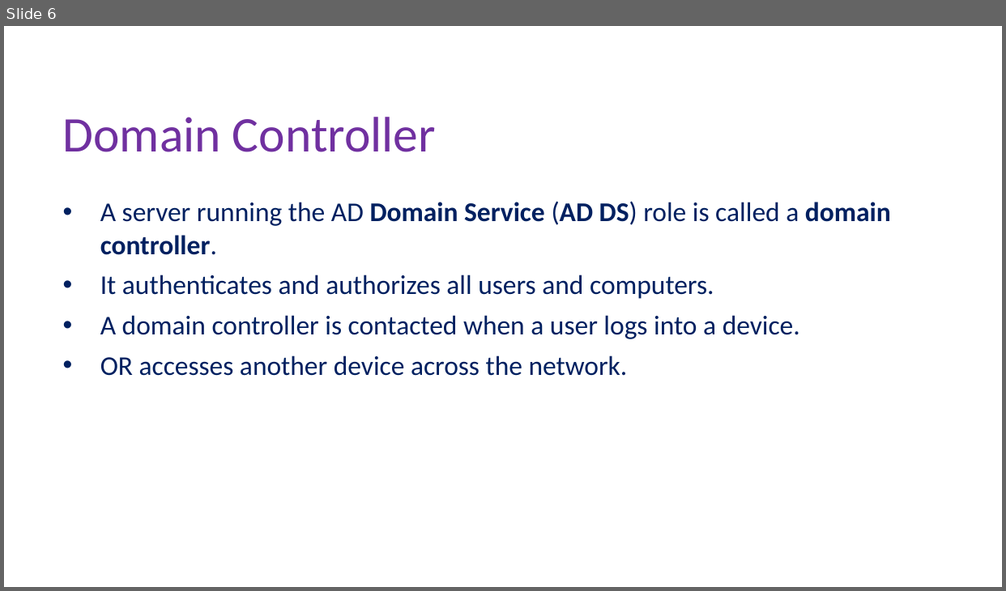
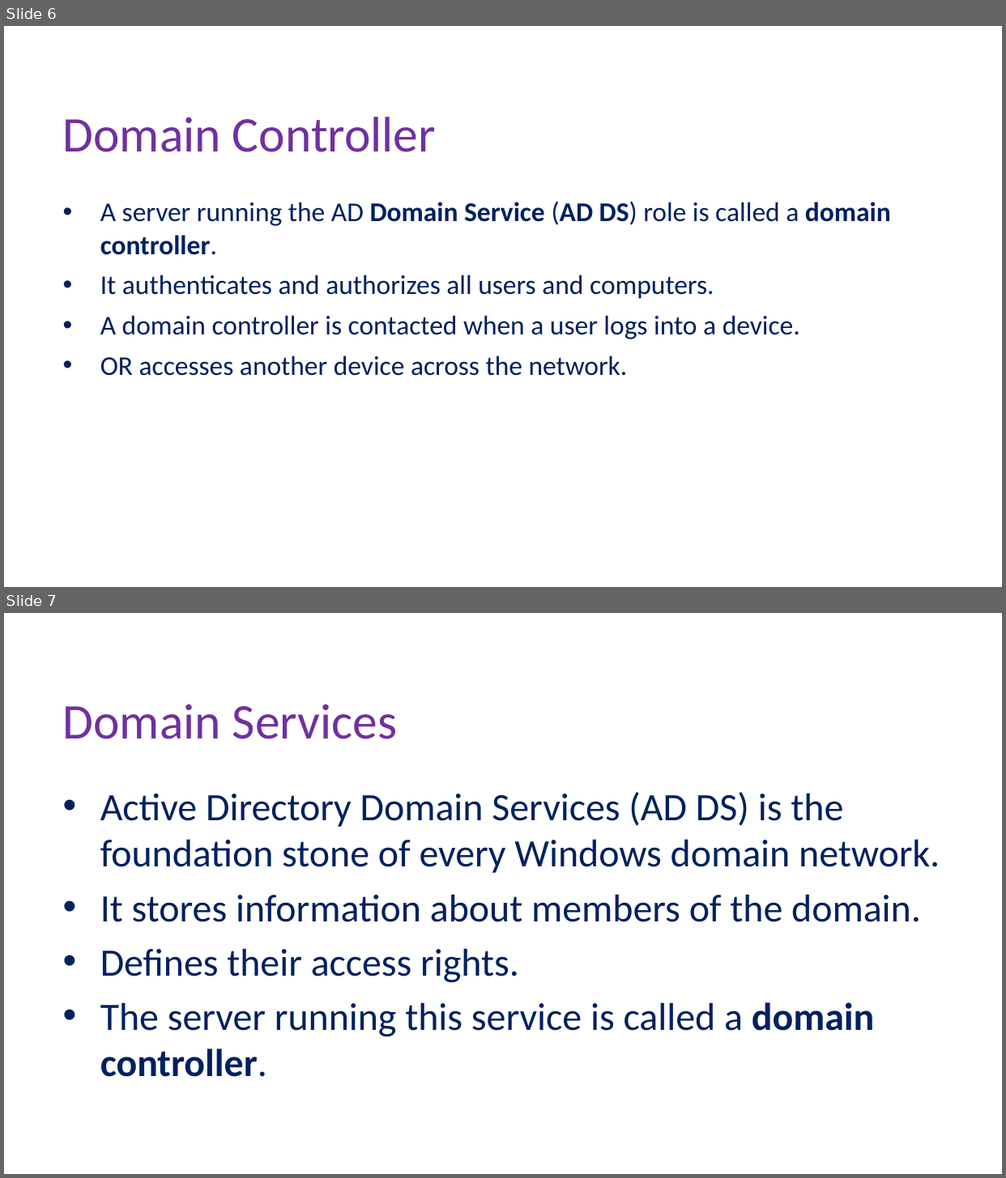
Before and after one commit to Hero-Team/active-drictory-installation-and-configuration-on-windows-server, a slide deck: active.pptx. Shown one above the other, each under a label of ours: slide 6 before the commit, slides 6 and 7 after it. The pictures are 1006x591 and 1006x1178 pixels, drawn with LibreOffice and Linux fonts; fonts in the diff are those of the drawing; background and template pictures are left out. Boxes give left, top, right and bottom in pixels: in the first picture for what was removed or moved away, otherwise in the second. Text is boxed around its words. In the diff, an @@ line names an element or a change of style, - is before the commit and + after.

Commit message:
this is my third file

```diff
--- a/active.pptx
+++ b/active.pptx
@@ slide 7 added at [4, 613, 1002, 1174], background picture (left out) @@
@@ text added at [63, 704, 397, 739], 36 pt, text #7030A0 @@
+Domain Services
@@ text added at [100, 792, 940, 1077], 28 pt, text #002060 @@
+• Active Directory Domain Services (AD DS) is the foundation stone of every Windows domain network.
+• It stores information about members of the domain.
+• Defines their access rights.
+• The server running this service is called a domain controller.
```
